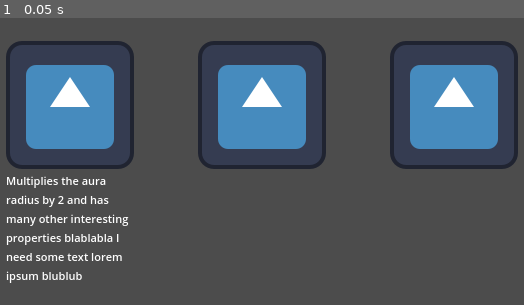
Above: before the commit, frame 1.
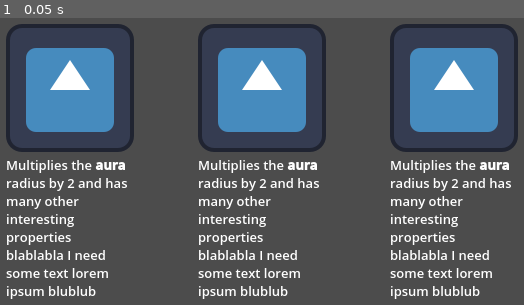
Above: after the commit, the same moment.

Repository: 3xcpy/roguelike-arcade-driving
Game: Godot game, scene res://scenes/upgrade_select_screen.tscn
Two runs of this game, one before a commit and one after it. Both use one fixed random seed, a clock stepped at 60 frames per second and the inputs below. This scene is started directly instead of the project's main scene. The engine's default icon, where the game draws it, is replaced by a stand-in: a white triangle on a blue panel in a dark square.
Inputs:
- Up to frame 1 (0.05 s): no input

The runs differ from the first frame. In frame 1, 20% of the frame differs, in the area x 1-99%, y 2-98%.

Commit message:
upgrade infrastructure

Diff:
--- /dev/null
+++ b/scenes/upgrade_select_screen.gd
@@ -0,0 +1,21 @@
+class_name UpgradeSelectScreen extends Control
+
+@onready var slot1_label: RichTextLabel = $MarginContainer/HBoxContainer/VBoxContainer/Label
+@onready var slot2_label: RichTextLabel = $MarginContainer/HBoxContainer/VBoxContainer2/Label
+@onready var slot3_label: RichTextLabel = $MarginContainer/HBoxContainer/VBoxContainer3/Label
+
+@onready var slot1_texture_rect: TextureRect = $MarginContainer/HBoxContainer/VBoxContainer/TextureRect
+@onready var slot2_texture_rect: TextureRect = $MarginContainer/HBoxContainer/VBoxContainer2/TextureRect
+@onready var slot3_texture_rect: TextureRect = $MarginContainer/HBoxContainer/VBoxContainer3/TextureRect
+
+var upgrade1: Upgrade
+var upgrade2: Upgrade
+var upgrade3: Upgrade
+
+
+func set_slots(u1: Upgrade, u2: Upgrade, u3: Upgrade) -> void:
+	upgrade1 = u1
+	upgrade2 = u2
+	upgrade3 = u3
+
+	slot1_label.text = u1.description
--- a/scenes/upgrade_select_screen.tscn
+++ b/scenes/upgrade_select_screen.tscn
@@ -1,6 +1,7 @@
-[gd_scene load_steps=2 format=3 uid="uid://duvjiydrgku8d"]
+[gd_scene load_steps=3 format=3 uid="uid://duvjiydrgku8d"]
 
 [ext_resource type="Texture2D" uid="uid://jxabck5vuije" path="res://icon.svg" id="1_8pp2m"]
+[ext_resource type="Script" uid="uid://dpq3l3p2ly0f3" path="res://scenes/upgrade_select_screen.gd" id="1_wreeg"]
 
 [node name="UpgradeSelectScreen" type="Control"]
 layout_mode = 3
@@ -9,6 +10,7 @@
 anchor_bottom = 1.0
 grow_horizontal = 2
 grow_vertical = 2
+script = ExtResource("1_wreeg")
 
 [node name="MarginContainer" type="MarginContainer" parent="."]
 layout_mode = 1
@@ -38,12 +40,18 @@
 texture = ExtResource("1_8pp2m")
 stretch_mode = 2
 
-[node name="Label" type="Label" parent="MarginContainer/HBoxContainer/VBoxContainer"]
+[node name="Label" type="RichTextLabel" parent="MarginContainer/HBoxContainer/VBoxContainer"]
 custom_minimum_size = Vector2(128, 0)
 layout_mode = 2
-theme_override_font_sizes/font_size = 11
-text = "Multiplies the aura radius by 2 and has many other interesting properties blablabla I need some text lorem ipsum blublub"
-autowrap_mode = 3
+theme_override_font_sizes/normal_font_size = 13
+theme_override_font_sizes/bold_font_size = 13
+theme_override_font_sizes/bold_italics_font_size = 13
+theme_override_font_sizes/italics_font_size = 13
+theme_override_font_sizes/mono_font_size = 13
+bbcode_enabled = true
+text = "Multiplies the [b]aura[/b] radius by 2 and has many other interesting properties blablabla I need some text lorem ipsum blublub"
+fit_content = true
+scroll_following_visible_characters = true
 
 [node name="VBoxContainer2" type="VBoxContainer" parent="MarginContainer/HBoxContainer"]
 layout_mode = 2
@@ -54,6 +62,19 @@
 texture = ExtResource("1_8pp2m")
 stretch_mode = 2
 
+[node name="Label" type="RichTextLabel" parent="MarginContainer/HBoxContainer/VBoxContainer2"]
+custom_minimum_size = Vector2(128, 0)
+layout_mode = 2
+theme_override_font_sizes/normal_font_size = 13
+theme_override_font_sizes/bold_font_size = 13
+theme_override_font_sizes/bold_italics_font_size = 13
+theme_override_font_sizes/italics_font_size = 13
+theme_override_font_sizes/mono_font_size = 13
+bbcode_enabled = true
+text = "Multiplies the [b]aura[/b] radius by 2 and has many other interesting properties blablabla I need some text lorem ipsum blublub"
+fit_content = true
+scroll_following_visible_characters = true
+
 [node name="VBoxContainer3" type="VBoxContainer" parent="MarginContainer/HBoxContainer"]
 layout_mode = 2
 
@@ -62,3 +83,16 @@
 layout_mode = 2
 texture = ExtResource("1_8pp2m")
 stretch_mode = 2
+
+[node name="Label" type="RichTextLabel" parent="MarginContainer/HBoxContainer/VBoxContainer3"]
+custom_minimum_size = Vector2(128, 0)
+layout_mode = 2
+theme_override_font_sizes/normal_font_size = 13
+theme_override_font_sizes/bold_font_size = 13
+theme_override_font_sizes/bold_italics_font_size = 13
+theme_override_font_sizes/italics_font_size = 13
+theme_override_font_sizes/mono_font_size = 13
+bbcode_enabled = true
+text = "Multiplies the [b]aura[/b] radius by 2 and has many other interesting properties blablabla I need some text lorem ipsum blublub"
+fit_content = true
+scroll_following_visible_characters = true
Not shown, added: scenes/upgrade_select_screen.gd.uid
